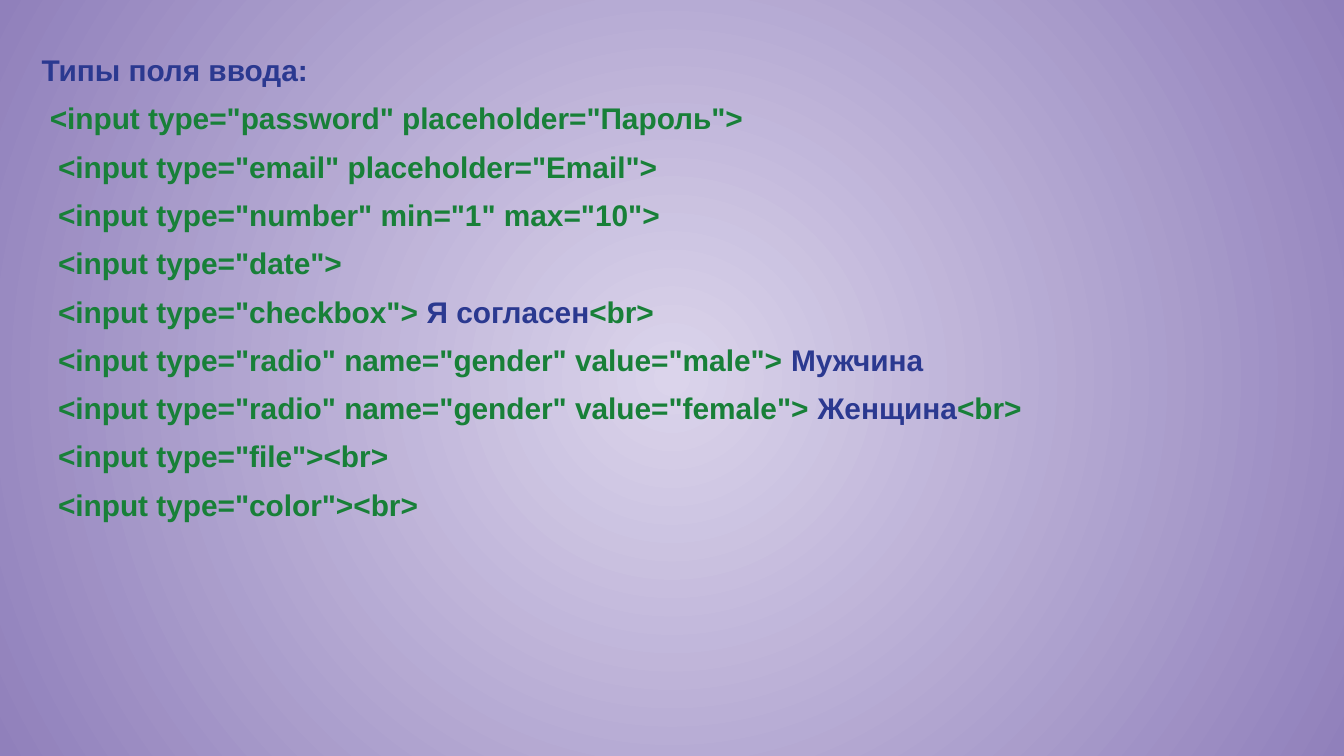
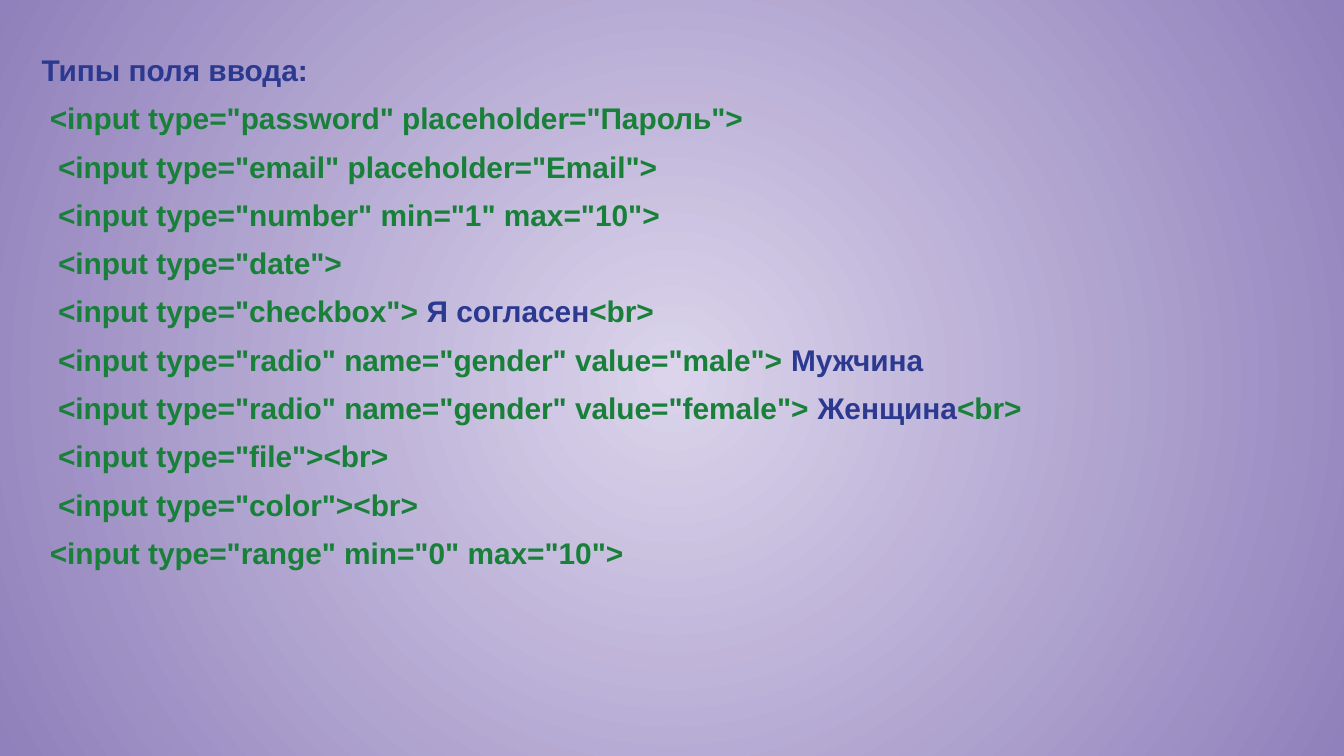
Before and after one commit to Vladyslav-Karpenko/RPO-19_Fork_from_Oleksii, a slide deck: slide 3 of slides/HTML&CSS lekce 6_ru.pptx. Drawn at 1344x756 pixels with LibreOffice and Linux fonts; fonts in the diff are those of the drawing. Boxes give left, top, right and bottom in pixels: in the first picture for what was removed or moved away, otherwise in the second. Text is boxed around its words. In the diff, an @@ line names an element or a change of style, - is before the commit and + after.

```diff
--- a/slides/HTML&CSS lekce 6_ru.pptx
+++ b/slides/HTML&CSS lekce 6_ru.pptx
@@ text at (50,542,624,570): paragraph added @@
+<input type="range" min="0" max="10">
```
Also in this commit, not shown: 7 other files.
